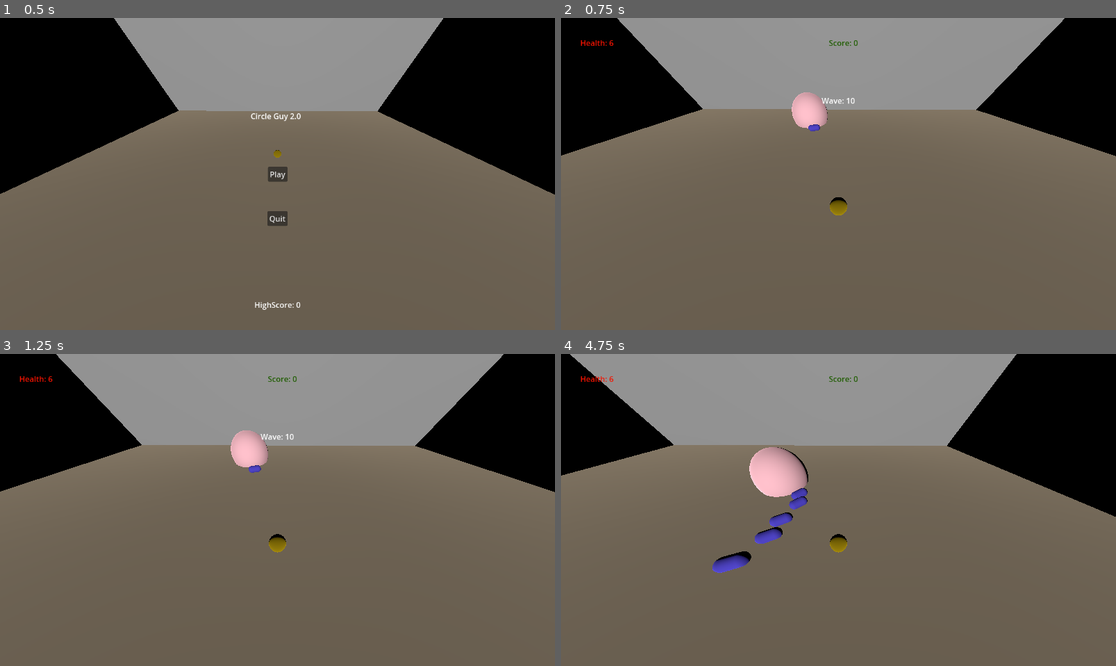
Above: before the commit, frames 1-4 (two rows, left to right).
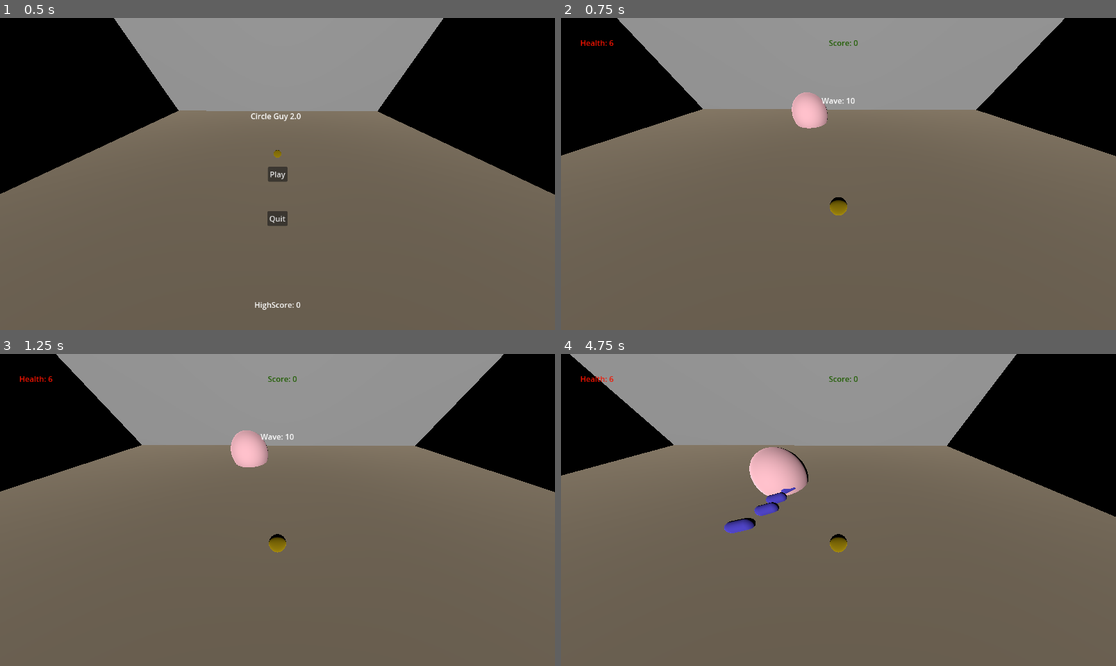
Above: after the commit, the same moments.

Repository: Jontruiz1/CircleGuy2.0
Game: Godot game, scene res://MainMenu/Menu.tscn
Two runs of this game, one before a commit and one after it. Both use one fixed random seed, a clock stepped at 60 frames per second and the inputs below.
Inputs (mouse positions are in pixels of both pictures, inside the frame that each line leads up to):
- Up to frame 1 (0.5 s): no input
- Up to frame 2 (0.75 s): click "Play" at 0.5 s
- Up to frame 3 (1.25 s): no input
- Up to frame 4 (4.75 s): move the mouse to (960, 494) at 1.27 s; hold D (move_right) 1.28-2.03 s; click (960, 494) at 1.42 s; move the mouse to (727, 525) at 2.02 s; hold S (move_down) 2.03-2.78 s; move the mouse to (894, 441) at 2.77 s; hold D (move_right) 2.78-3.53 s; move the mouse to (810, 572) at 3.52 s; hold W (move_up) 3.53-4.28 s; click (810, 572) at 3.67 s; move the mouse to (1005, 556) at 4.27 s; hold A (move_left) from 4.28 s (still down)

Frame 1 is identical in both runs. In frame 2, less than 0.1% of the frame differs, in the area x 44-47%, y 34-37%; in frame 3, less than 0.1%; in frame 4, 1.2%, in the area x 27-45%, y 42-71%.

Commit message:
Collision fixing is annoying

Diff:
--- a/CircleGuy2/MainGame/Bullet.tscn
+++ b/CircleGuy2/MainGame/Bullet.tscn
@@ -14,6 +14,7 @@
 [node name="Bullet" type="CharacterBody3D"]
 process_mode = 1
 transform = Transform3D(1, 0, 0, 0, 1, 0, 0, 0, 1, 0.000124931, 0.00305939, -0.00174081)
+collision_layer = 4
 script = ExtResource("1_jqnhn")
 
 [node name="MeshInstance3D" type="MeshInstance3D" parent="."]
--- a/CircleGuy2/MainGame/Enemy.gd
+++ b/CircleGuy2/MainGame/Enemy.gd
@@ -45,8 +45,6 @@
 	material.albedo_color = color
 
 func _ready():
-	set_collision_layer(3)
-	set_collision_mask(1)
 
 	hit = get_node("EnemyHit")
 	bulletObj = preload("res://MainGame/Bullet.tscn")
@@ -80,7 +78,6 @@
 		# place the bullet at the correct starting position
 		var enemy_to_target = (Vector2(target.position.x - self.position.x, target.position.z - self.position.z)).normalized()
 		bullet.init(self, self.position, enemy_to_target, 3, damage)
-		bullet.set_collision_layer(2)
 		bullet.set_collision_mask(1)
 
 		get_tree().get_root().add_child(bullet)
--- a/CircleGuy2/MainGame/Enemy.tscn
+++ b/CircleGuy2/MainGame/Enemy.tscn
@@ -16,6 +16,7 @@
 
 [node name="Enemy" type="CharacterBody3D"]
 process_mode = 1
+collision_layer = 2
 script = ExtResource("1_xrthm")
 
 [node name="MeshInstance3D" type="MeshInstance3D" parent="."]
--- a/CircleGuy2/MainGame/Player.gd
+++ b/CircleGuy2/MainGame/Player.gd
@@ -55,9 +55,8 @@
 
 		#initialize bullet, add to tree, start shoot cooldown
 		bullet.init(self ,self.position, shoot_input, bullet_speed, damage)
+		bullet.set_collision_mask(2)
 
-		bullet.set_collision_layer(6)
-		bullet.set_collision_mask(3)
 		get_tree().get_root().add_child(bullet)
 		shoot_cooldown.start()
 
--- a/CircleGuy2/MainGame/Player.tscn
+++ b/CircleGuy2/MainGame/Player.tscn
@@ -16,7 +16,7 @@
 material = SubResource("StandardMaterial3D_vkgkl")
 
 [node name="Player" type="CharacterBody3D"]
-collision_mask = 13
+collision_mask = 3
 script = ExtResource("1_3ok1d")
 
 [node name="CollisionShape3D" type="CollisionShape3D" parent="."]
--- a/CircleGuy2/MainMenu/Menu.tscn
+++ b/CircleGuy2/MainMenu/Menu.tscn
@@ -36,8 +36,6 @@
 
 [node name="Player" parent="." instance=ExtResource("1_rngpn")]
 transform = Transform3D(1, 0, 0, 0, 1, 0, 0, 0, 1, 0, 0.923919, 0)
-collision_layer = 0
-collision_mask = 0
 script = null
 
 [node name="Camera3D" type="Camera3D" parent="."]
